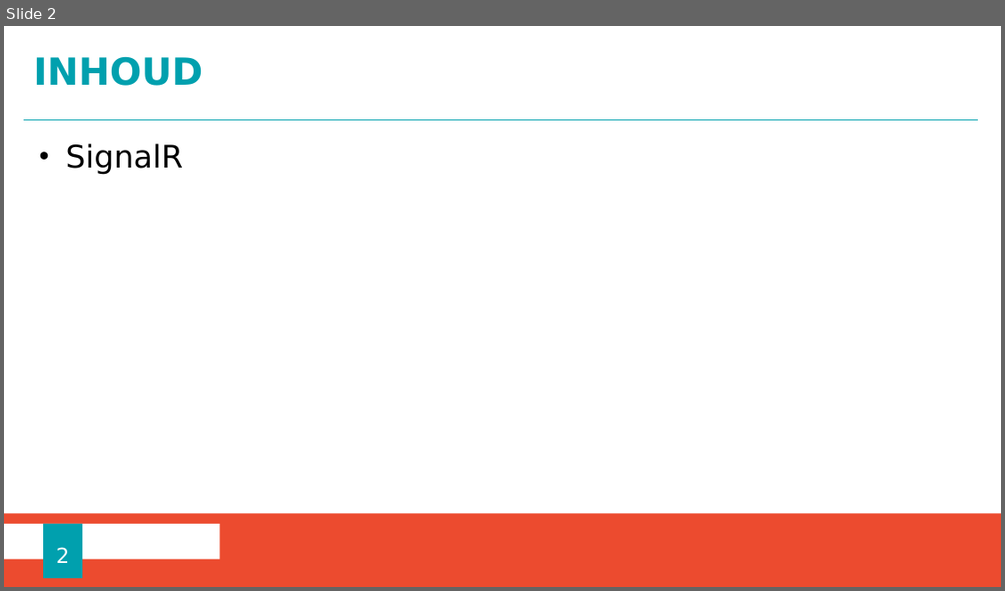
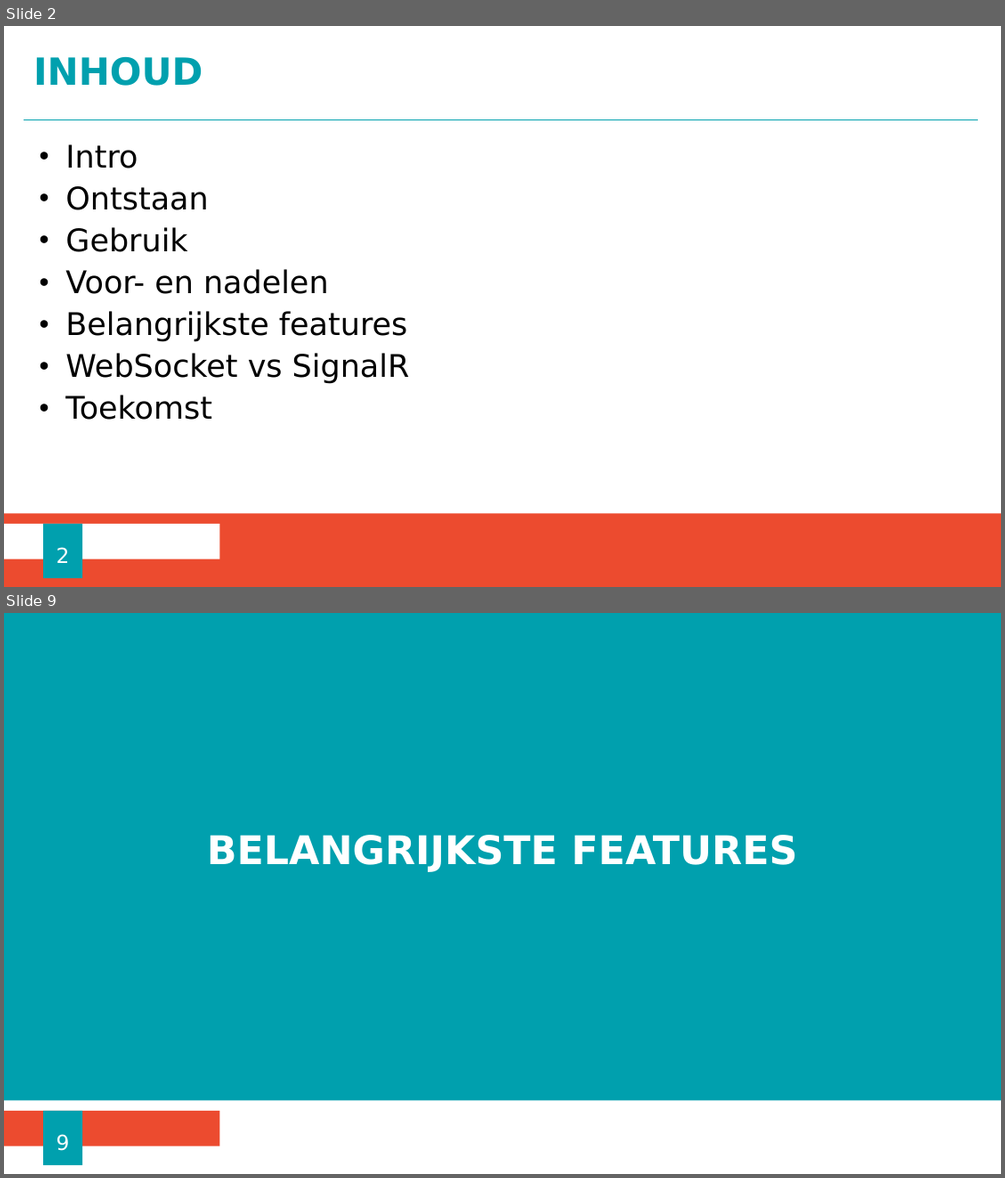
Before and after one commit to ChristopheM98/SignalR_Webapp, a slide deck: Presentatie SignalR.pptx. Shown one above the other, each under a label of ours: slide 2 before the commit, slides 2 and 9 after it; the slides between them are not shown. The pictures are 1005x591 and 1005x1178 pixels, drawn with LibreOffice and Linux fonts; fonts in the diff are those of the drawing; background and template pictures are left out. Boxes give left, top, right and bottom in pixels: in the first picture for what was removed or moved away, otherwise in the second. Text is boxed around its words. In the diff, an @@ line names an element or a change of style, - is before the commit and + after.

```diff
--- a/Presentatie SignalR.pptx
+++ b/Presentatie SignalR.pptx
@@ slide 9 added at box(4, 613, 1001, 1174), background #00A0AE @@
@@ title added at box(207, 835, 797, 872), 38 pt, text #FFFFFF, bold @@
+BELANGRIJKSTE FEATURES
@@ rectangle added at box(4, 1076, 1001, 1099), fill #00A0AE @@
@@ rectangle added at box(4, 1101, 1001, 1174), fill #FFFFFF @@
@@ rectangle added at box(4, 1111, 220, 1145), fill #EC4B2F @@
@@ page number added at box(43, 1111, 81, 1165), fill #00A0AE, 20 pt, text #FFFFFF @@
+9
@@ slide 2 changed as well @@
@@ text at box(65, 144, 410, 419): text changed @@
-• SignalR
+• Intro
+• Ontstaan
+• Gebruik
+• Voor- en nadelen
+• Belangrijkste features
+• WebSocket vs SignalR
+• Toekomst
```
Also in this commit, not shown: 2 other slides changed, 14 other slides added, 6 other files.
